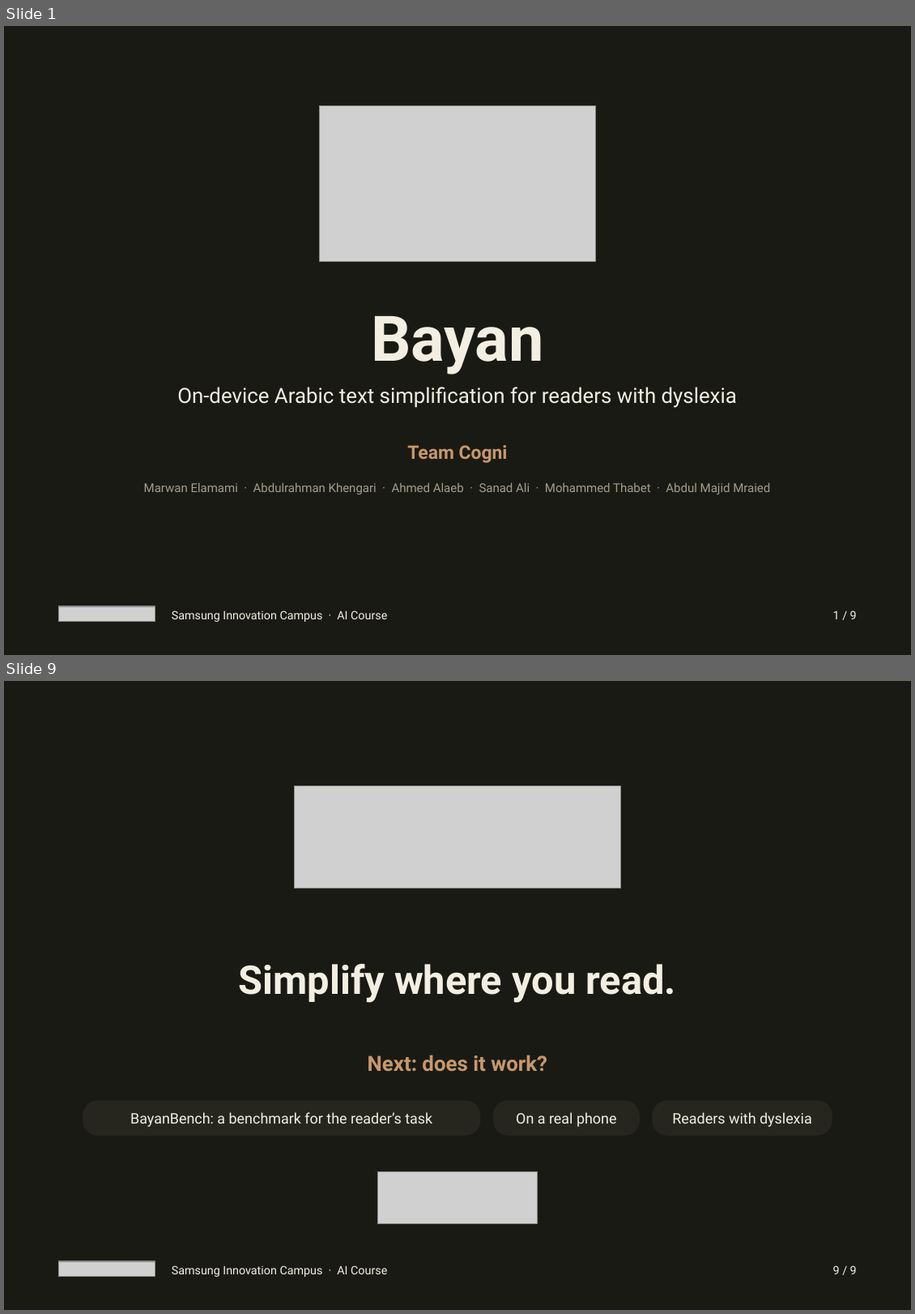
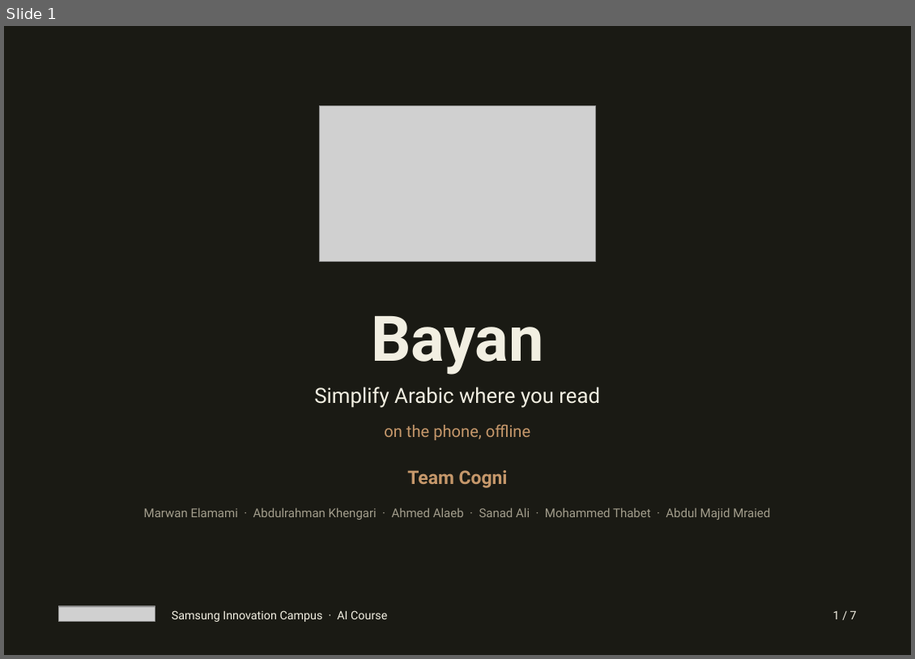
Before and after one commit to Cogni-Libya/Bayan, a slide deck: deliverables/04_presentation/Bayan_Submission.pptx. Shown one above the other, each under a label of ours: slides 1 and 9 before the commit, slide 1 after it; the slides between them are not shown. The pictures are 915x1314 and 915x659 pixels, drawn with LibreOffice and Linux fonts; fonts in the diff are those of the drawing; grey boxes stand for pictures. Boxes give left, top, right and bottom in pixels: in the first picture for what was removed or moved away, otherwise in the second. Text is boxed around its words. In the diff, an @@ line names an element or a change of style, - is before the commit and + after.

Commit message:
Submission deck rebuild + uv-scoped deck toolchain
Rebuild Bayan_Submission.pptx from facts.py-sourced numbers across seven
scenes aligned to the presenting beats, and make both decks regenerable
from scratch with a deliverable-local uv project (pyproject + lock).

```diff
--- a/deliverables/04_presentation/Bayan_Submission.pptx
+++ b/deliverables/04_presentation/Bayan_Submission.pptx
@@ slide 9 removed at box(4, 681, 911, 1310), background #FFFFFF @@
@@ rectangle removed at box(4, 681, 911, 1310) @@
@@ picture removed at box(294, 785, 620, 888) @@
@@ text removed at box(239, 964, 676, 1003) @@
-Simplify where you read.
@@ text removed at box(368, 1054, 548, 1071) @@
-Next: does it work?
@@ rounded rectangle removed at box(83, 1100, 480, 1135) @@
-BayanBench: a benchmark for the reader’s task
@@ rounded rectangle removed at box(493, 1100, 640, 1135) @@
-On a real phone
@@ rounded rectangle removed at box(652, 1100, 833, 1135) @@
-Readers with dyslexia
@@ picture removed at box(377, 1171, 537, 1223) @@
@@ picture removed at box(58, 1261, 155, 1276) @@
@@ text removed at box(172, 1265, 387, 1276) @@
-Samsung Innovation Campus · AI Course
@@ text removed at box(833, 1265, 857, 1274) @@
-9 / 9
@@ slide 1 changed as well @@
@@ text at box(314, 386, 600, 408): text changed @@
-On-device Arabic text simplification for readers with dyslexia
+Simplify Arabic where you read
@@ text added at box(384, 424, 530, 440), 14 pt, text #C6986B @@
+on the phone, offline
@@ text "Team Cogni": place and size @@
-text "Team Cogni" at box(407, 445, 508, 463)
+text "Team Cogni" at box(407, 470, 508, 488)
@@ text "Marwan Elamami · Abdulrahman Khengari ...": place and size @@
-text "Marwan Elamami · Abdulrahman Khengari ..." at box(144, 483, 770, 494)
+text "Marwan Elamami · Abdulrahman Khengari ..." at box(144, 508, 770, 519)
@@ text at box(833, 610, 857, 619): text changed @@
-1 / 9
+1 / 7
```
Also in this commit, not shown: 6 slides added, 7 other slides removed, 8 other files.
